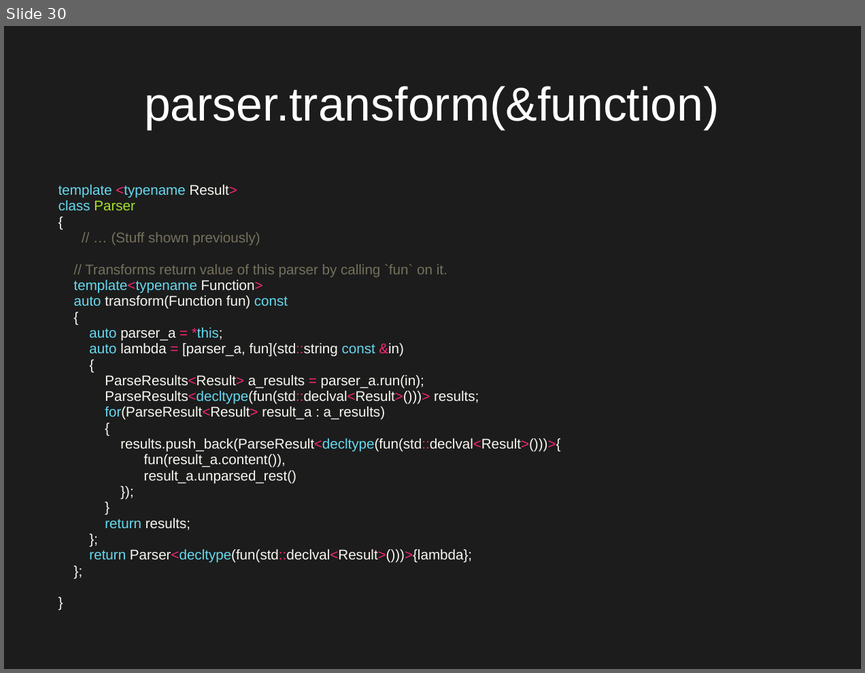
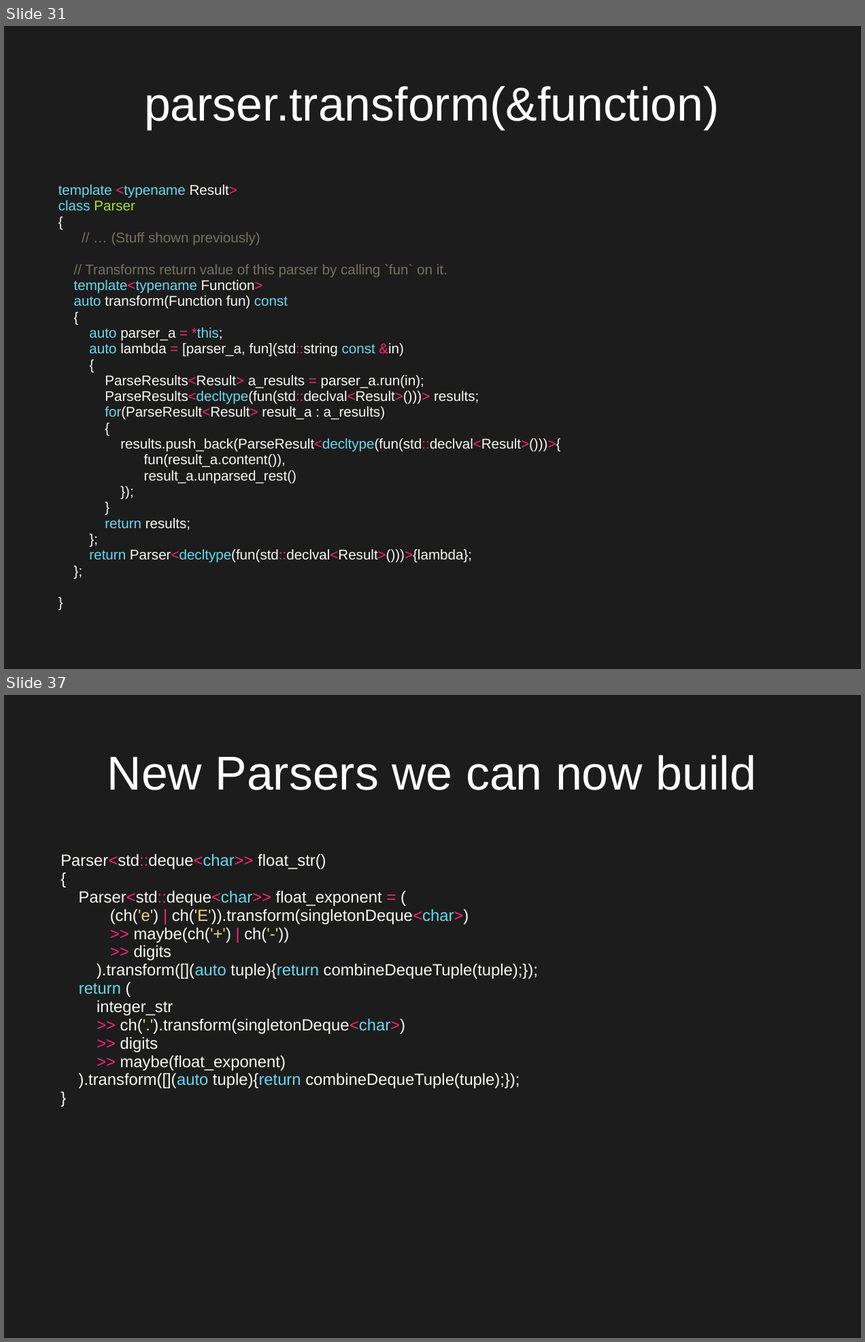
Before and after one commit to Qqwy/cc_pc, a slide deck: presentation2.odp. Shown one above the other, each under a label of ours: slide 30 before the commit, slides 31 and 37 after it; the slides between them are not shown. The pictures are 865x673 and 865x1342 pixels, drawn with LibreOffice and Linux fonts; fonts in the diff are those of the drawing. Boxes give left, top, right and bottom in pixels: in the first picture for what was removed or moved away, otherwise in the second. Text is boxed around its words. In the diff, an @@ line names an element or a change of style, - is before the commit and + after.

```diff
--- a/presentation2.odp
+++ b/presentation2.odp
@@ slide 37 added at <box>4,695,861,1338</box>, background #1C1C1C @@
@@ title added at <box>107,755,755,790</box>, 44 pt, text #FFFFFF @@
+New Parsers we can now build
@@ text added at <box>60,853,538,1088</box>, 15 pt, text #F8F8F2 @@
+Parser<std::deque<char>> float_str()
+{
+Parser<std::deque<char>> float_exponent = (
+(ch('e') | ch('E')).transform(singletonDeque<char>)
+>> maybe(ch('+') | ch('-'))
+>> digits
+).transform([](auto tuple){return combineDequeTuple(tuple);});
+return (
+integer_str
+>> ch('.').transform(singletonDeque<char>)
+>> digits
+>> maybe(float_exponent)
+).transform([](auto tuple){return combineDequeTuple(tuple);});
+}
@@ what was slide 30 is now slide 31 @@
```
Also in this commit, not shown: 2 slides changed, 5 other slides added, 3 other files.
